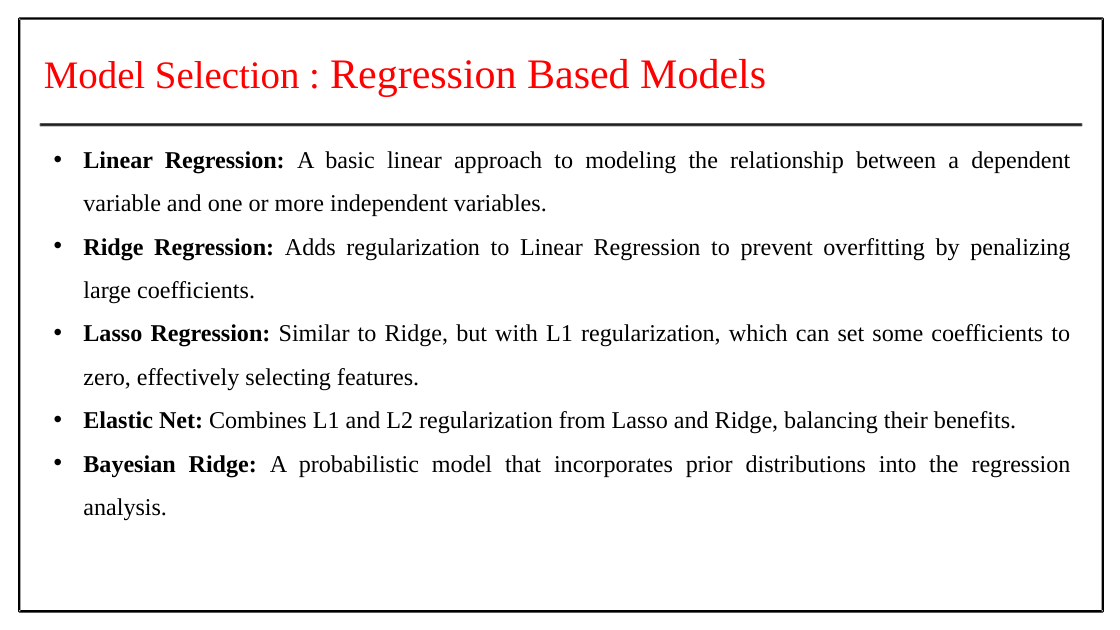
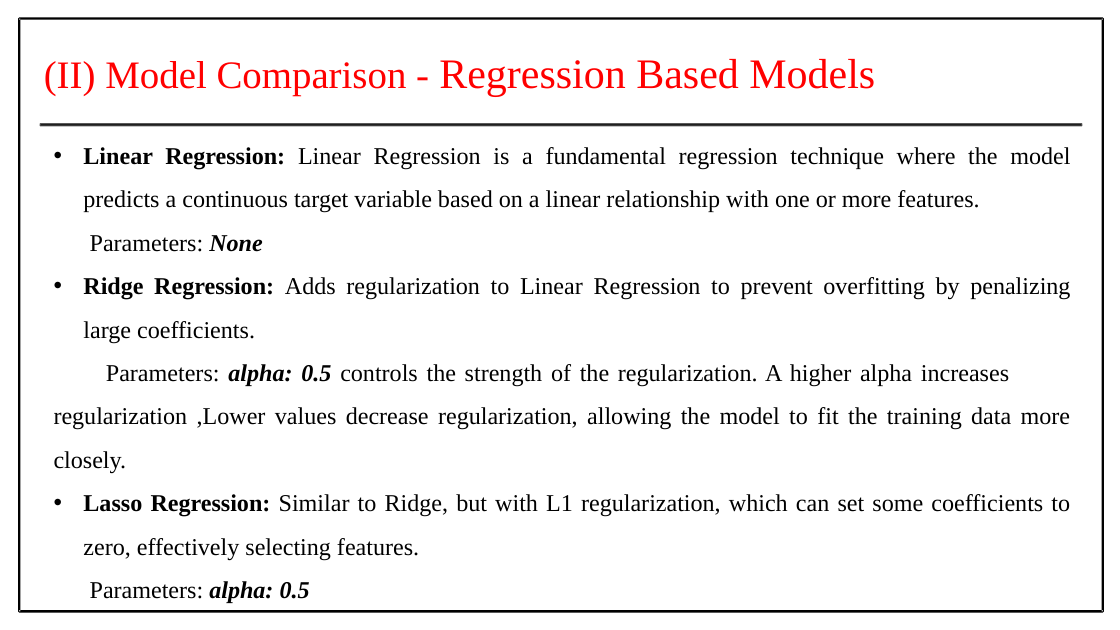
Before and after one commit to Prithiv-vijai/5g_MEC, a slide deck: slide 22 of Batch_4 IT-G2 review 1.pptx. Drawn at 1120x630 pixels with LibreOffice and Linux fonts; fonts in the diff are those of the drawing. Boxes give left, top, right and bottom in pixels: in the first picture for what was removed or moved away, otherwise in the second. Text is boxed around its words. In the diff, an @@ line names an element or a change of style, - is before the commit and + after.

```diff
--- a/Batch_4 IT-G2 review 1.pptx
+++ b/Batch_4 IT-G2 review 1.pptx
@@ text at (x1=44, y1=59, x2=875, y2=96): text changed @@
-Model Selection : Regression Based Models
+(II) Model Comparison - Regression Based Models
@@ text at (x1=83, y1=147, x2=1070, y2=252): text changed @@
-  • Linear Regression: A basic linear approach to modeling the relationship between a dependent variable and one or more independent variables.
+  • Linear Regression: Linear Regression is a fundamental regression technique where the model predicts a continuous target variable based on a linear relationship with one or more features.
+  Parameters: None
@@ text at (x1=54, y1=364, x2=1070, y2=474): paragraph added @@
+  Parameters: alpha: 0.5 controls the strength of the regularization. A higher alpha increases regularization ,Lower values decrease regularization, allowing the model to fit the training data more closely.
@@ text at (x1=90, y1=581, x2=310, y2=603): text changed @@
-  • Elastic Net: Combines L1 and L2 regularization from Lasso and Ridge, balancing their benefits.
-  • Bayesian Ridge: A probabilistic model that incorporates prior distributions into the regression analysis.
+  Parameters: alpha: 0.5
```
Also in this commit, not shown: 23 other slides changed, 9 slides added, 3 slides removed, 1 other file.
